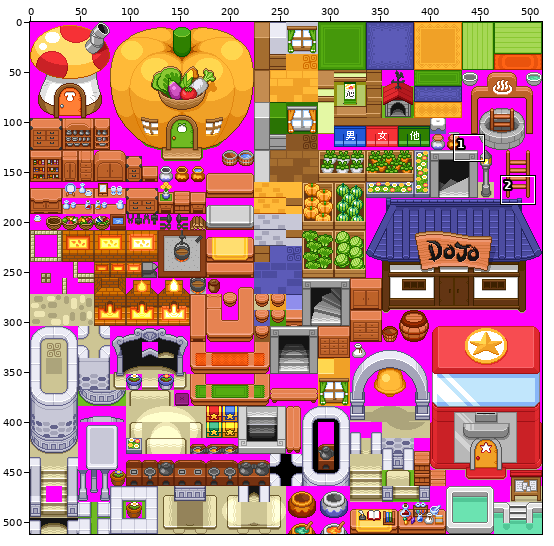
Sprite sheet, stored at SboGrpData/res/map02.png. Above: a wide view before the commit, with the close-up outlined.
Close-up. Before the commit:
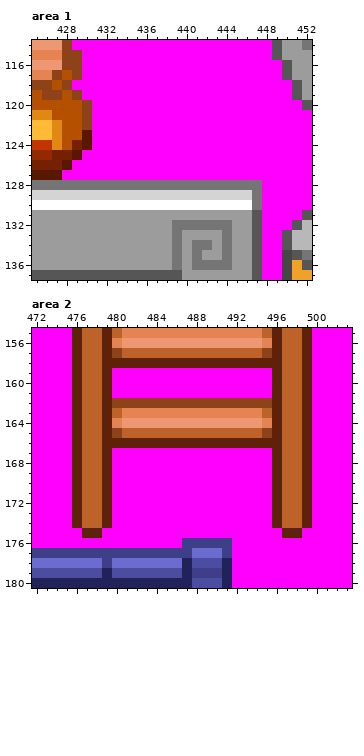
The file is 512x512 pixels. Colours within 5 levels of each other are drawn and written as one. Shown: area 1: x 425..452, y 114..137; area 2: x 472..503, y 155..180.
The result:
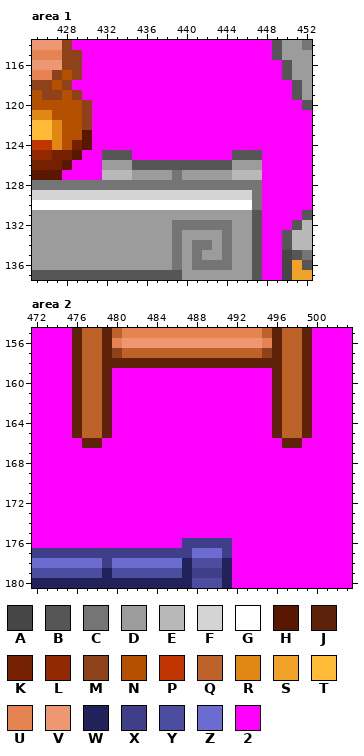
Palette (. is transparent): A #464646  B #565656  C #757575  D #9c9c9c  E #b8b8b8  F #d4d4d4  G #ffffff  H #591700  J #5d2209  K #752000  L #922900  M #8d4219  N #b45000  P #c03500  Q #bd6229  R #e18713  S #f0a127  T #ffba38  U #e68352  V #ee9873  W #22225b  X #3e3e89  Y #4c4ca0  Z #6c6bd0  2 #ff00ff
Diff:
Area 1:
The edit turns colour 2 into colour B in row 125 at x 432 to 434 and 445 to 447; in row 126 at x 435 to 444.
The edit turns colour 2 into colour C in row 127 at x 439.
The edit turns colour 2 into colour D in row 126 at x 432 to 434 and 445 to 447; in row 127 at x 435 to 438 and 440 to 444.
The edit turns colour 2 into colour E in row 127 at x 432 to 434 and 445 to 447.
Area 2:
The edit turns colour J into colour 2 in row 166 at x 476, 479 to 496 and 499; in rows 167 to 174 at x 476, 479, 496 and 499; in row 175 at x 477 to 478 and 497 to 498.
The edit turns colour M into colour 2 in row 162 at x 480 to 495; in row 165 at x 480 and 495.
The edit turns colour Q into colour 2 in row 163 at x 480 and 495; in row 165 at x 481 to 494; in rows 167 to 174 at x 477 to 478 and 497 to 498.
The edit turns colour U into colour 2 in row 163 at x 481 to 494; in row 164 at x 480 and 495.
The edit turns colour V into colour 2 in row 164 at x 481 to 494.
The edit turns colour Q into colour J in row 166 at x 477 to 478 and 497 to 498.
Changed places in both close-ups, as pixel boxes (x1, y1, x2, y2):
changed: (102, 150, 262, 180)
changed: (72, 398, 312, 538)
